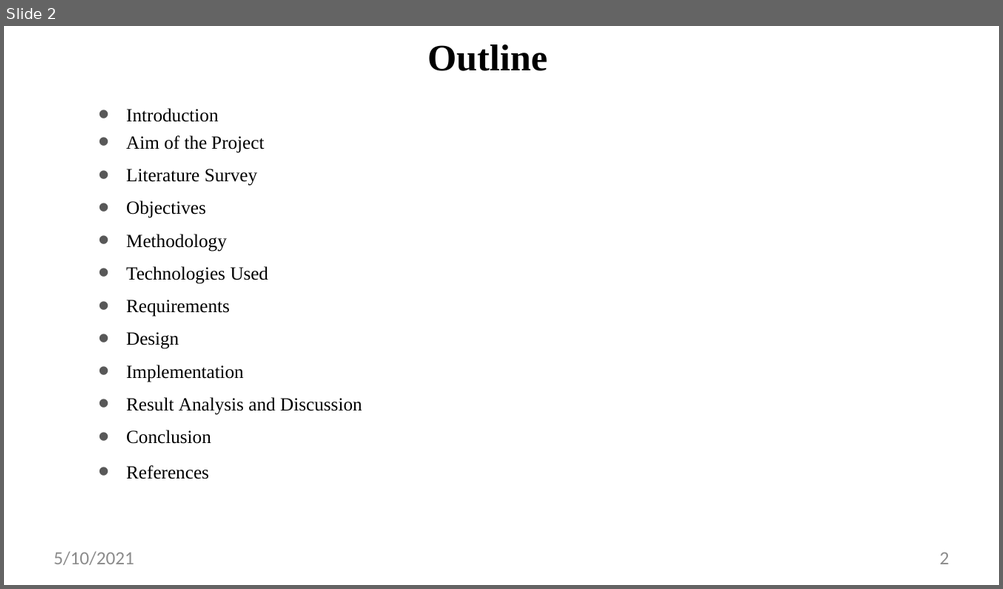
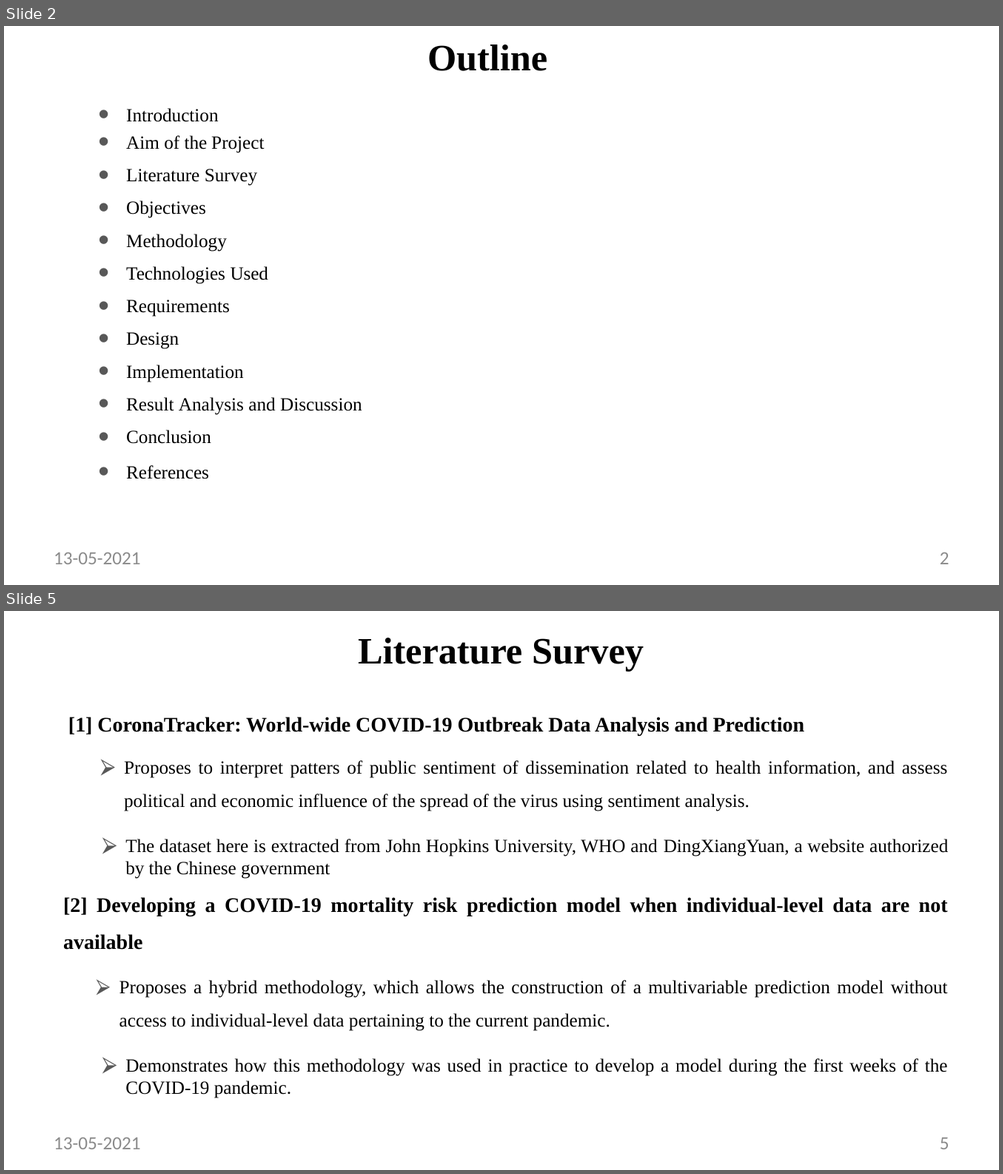
Before and after one commit to vikasbalu/Covid19_RiskCalc, a slide deck: presentation/Project Presentaion.pptx. Shown one above the other, each under a label of ours: slide 2 before the commit, slides 2 and 5 after it; the slides between them are not shown. The pictures are 1003x589 and 1003x1174 pixels, drawn with LibreOffice and Linux fonts; fonts in the diff are those of the drawing. Boxes give left, top, right and bottom in pixels: in the first picture for what was removed or moved away, otherwise in the second. Text is boxed around its words. In the diff, an @@ line names an element or a change of style, - is before the commit and + after.

```diff
--- a/presentation/Project Presentaion.pptx
+++ b/presentation/Project Presentaion.pptx
@@ slide 5 added at (x1=4, y1=611, x2=999, y2=1170), background #FFFFFF @@
@@ title added at (x1=358, y1=638, x2=643, y2=671), 36 pt, text #000000, bold @@
+Literature Survey
@@ text added at (x1=63, y1=717, x2=948, y2=1099), 18 pt, text #000000 @@
+[1] CoronaTracker: World-wide COVID-19 Outbreak Data Analysis and Prediction
+  ⮚ Proposes to interpret patters of public sentiment of dissemination related to health information, and assess political and economic influence of the spread of the virus using sentiment analysis.
+  ⮚ The dataset here is extracted from John Hopkins University, WHO and DingXiangYuan, a website authorized by the Chinese government
+[2] Developing a COVID-19 mortality risk prediction model when individual-level data are not available
+  ⮚ Proposes a hybrid methodology, which allows the construction of a multivariable prediction model without access to individual-level data pertaining to the current pandemic.
+  ⮚ Demonstrates how this methodology was used in practice to develop a model during the first weeks of the COVID-19 pandemic.
@@ text added at (x1=54, y1=1138, x2=140, y2=1150), 18 pt, text #8C8C8C @@
+13-05-2021
@@ page number added at (x1=939, y1=1138, x2=949, y2=1150), 18 pt, text #8C8C8C @@
+5
@@ slide 2 changed as well @@
@@ text at (x1=54, y1=553, x2=140, y2=565): text changed @@
-5/10/2021
+13-05-2021
```
Also in this commit, not shown: 22 other slides changed, 3 other slides added, 6 slides removed.
